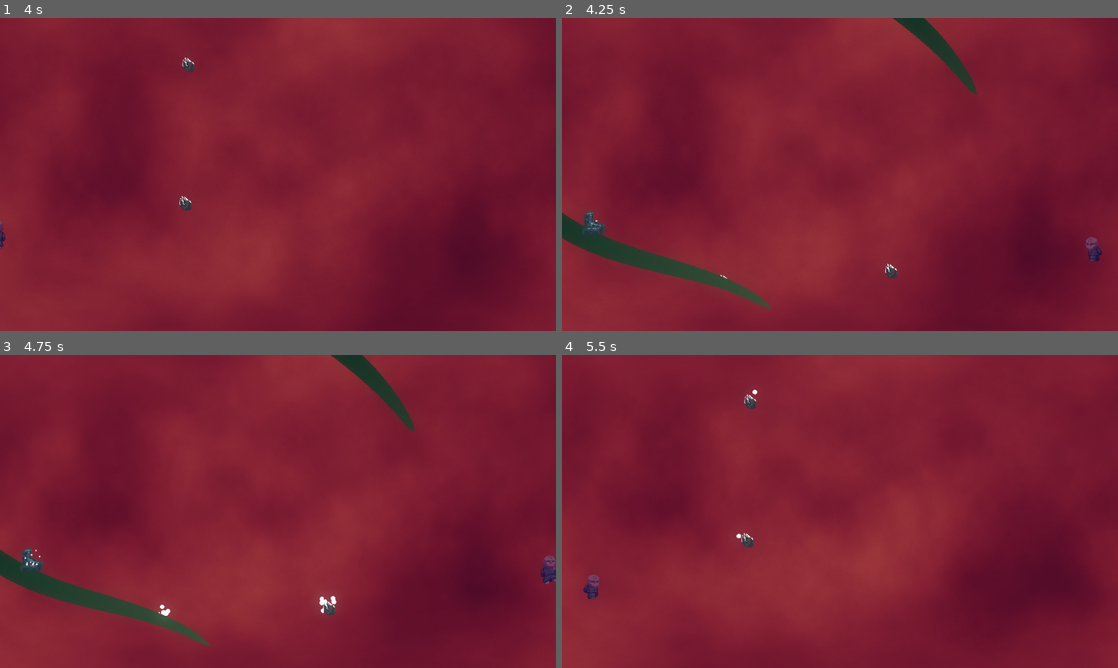
Above: before the commit, frames 1-4 (two rows, left to right).
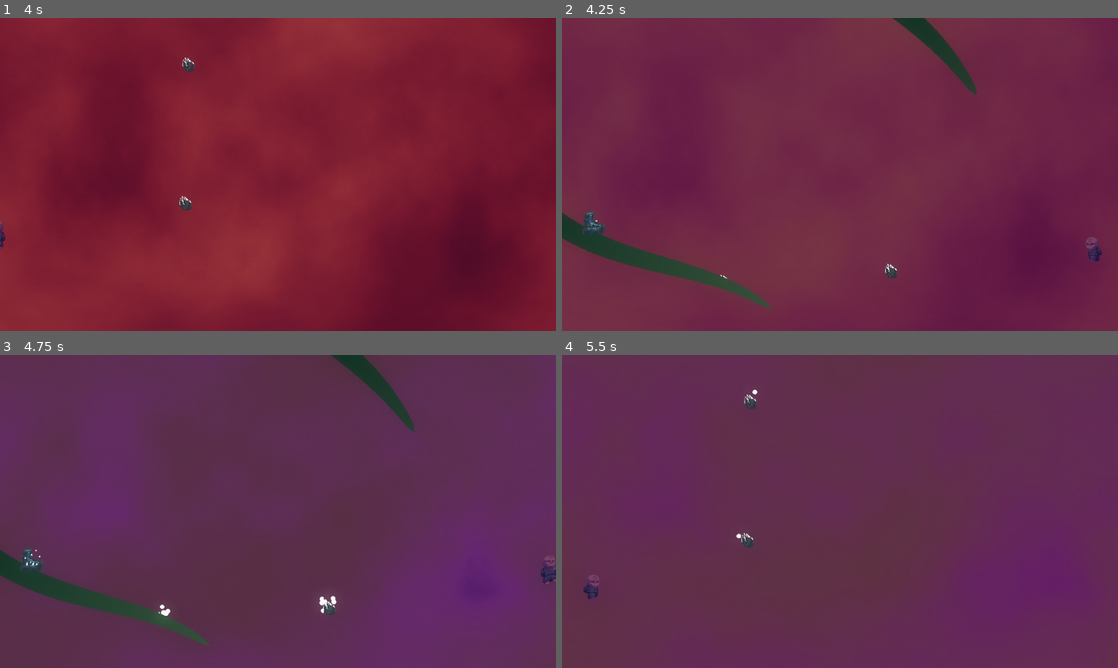
Above: after the commit, the same moments.

Repository: ManechLepage/PlatformerJam
Game: Godot game, scene res://Scenes/main.tscn
The game is run twice, just before and just after one commit, with the same random seed, the same clock (stepped at 60 frames per second) and the same inputs. Sound files missing from this copy of the repository are replaced by a short silence.
Inputs:
- Up to frame 1 (4 s): hold Right (Right) 0.53-2.03 s; tap C (Interact) at 0.6, 2.85 s; tap W (Jump) at 0.77, 1.52, 3.02, 3.77 s; tap X (Meditate) at 1.35, 3.6 s; hold Shift (run) 2.03-2.78 s; hold Left (Left) from 2.03 s (still down)
- Up to frame 2 (4.25 s): keep holding Left (Left)
- Up to frame 3 (4.75 s): release Left (Left) at 4.28 s; hold Right (Right) from 4.28 s (still down); tap Shift (run) at 4.35 s; tap W (Jump) at 4.52 s
- Up to frame 4 (5.5 s): keep holding Right (Right); tap C (Interact) at 5.1 s

Frame 1 is identical in both runs. In frame 2, 20% of the frame differs, in the area x 0-100%, y 0-100%; in frame 3, 97%; in frame 4, 100%.
Error before the commit: Invalid call. Nonexistent function 'set_brigde' in base 'Node (music_manager.gd)'. (res://Scenes/main.tscn::GDScript_u50mg:67)

Commit message:
audio sick asf

Diff:
--- a/platformer-jam/Scenes/main.tscn
+++ b/platformer-jam/Scenes/main.tscn
@@ -123,13 +123,11 @@
 			$\"../MusicManager\".set_pillar_3()
 		\"4\":
 			c = [area_4_color1,area_4_color2,area_4_color3]
-			$\"../MusicManager\".set_pillar_4()
+			$\"../MusicManager\".set_pillar_1()
 		\"bridge1\":
 			c = [area_bridge1_color1,area_bridge1_color2,area_bridge1_color3]
-			$\"../MusicManager\".set_brigde()
 		\"bridge2\":
 			c = [area_bridge2_color1,area_bridge2_color2,area_bridge2_color3]
-			$\"../MusicManager\".set_brigde()
 	for i in [$\"lucid bg\",$\"lucid bg/Overlay/lucid overlay\"]:
 		tweenA = create_tween()
 		tweenA.tween_method(set_shader_colorA,$\"lucid bg\".material.get_shader_parameter(\"colorA\"),c[0],2)
@@ -265,26 +263,32 @@
 [node name="noise" type="AudioStreamPlayer" parent="MusicManager" unique_id=129395444]
 stream = ExtResource("11_fdnlq")
 autoplay = true
+bus = &"music+amb"
 
 [node name="base" type="AudioStreamPlayer" parent="MusicManager" unique_id=1192331223]
 stream = ExtResource("12_jkdf5")
 autoplay = true
+bus = &"Music"
 
 [node name="lucid1" type="AudioStreamPlayer" parent="MusicManager" unique_id=749265922]
 stream = ExtResource("13_wsu2k")
 volume_db = -80.0
 autoplay = true
+bus = &"Music"
 
 [node name="lucid2" type="AudioStreamPlayer" parent="MusicManager" unique_id=349007846]
 stream = ExtResource("16_3pmx8")
 volume_db = -80.0
+bus = &"Music"
 
 [node name="lucid3" type="AudioStreamPlayer" parent="MusicManager" unique_id=2094167559]
 stream = ExtResource("17_u50mg")
 volume_db = -80.0
+bus = &"Music"
 
 [node name="lucid4" type="AudioStreamPlayer" parent="MusicManager" unique_id=1031577392]
 volume_db = -80.0
+bus = &"Music"
 
 [node name="Lucid" type="CanvasLayer" parent="." unique_id=1652626034]
 layer = -50
--- a/platformer-jam/Scripts/Globals/music_manager.gd
+++ b/platformer-jam/Scripts/Globals/music_manager.gd
@@ -9,6 +9,11 @@
 func _ready() -> void:
 	set_pillar_3()
 	Game.event_manager.lucidity_changed.connect(update_vol)
+	set_bridge_effects(0)
+	$"../Areas/BridgeArea1".body_entered.connect(func (_body): set_bridge(1))
+	$"../Areas/BridgeArea1".body_exited.connect(func (_body): set_bridge(0))
+	$"../Areas/BridgeArea2".body_entered.connect(func (_body): set_bridge(1))
+	$"../Areas/BridgeArea2".body_exited.connect(func (_body): set_bridge(0))
 #func clear_sound():
 	#
 func play_at_corrrect_time():
@@ -40,14 +45,18 @@
 	sound_layers["lucid_4"].stream = null
 	play_at_corrrect_time()
 
-func set_bridge():
+func set_bridge(val: float):
 	if bridge_tween: bridge_tween.kill()
 	bridge_tween = create_tween()
-	bridge_tween.tween_method(set_bridge_effects,bridge_tween_value,1.,2)
+	bridge_tween.tween_method(set_bridge_effects,bridge_tween_value,val,2)
 
 func set_bridge_effects(val):
-	var rev : AudioEffect = AudioServer.get_bus_effect(2,0)
-	rev.wet = val
+	bridge_tween_value = val
+	var rev : AudioEffectReverb = AudioServer.get_bus_effect(2,0)
+	var lowpass : AudioEffectLowPassFilter = AudioServer.get_bus_effect(2,1)
+	rev.wet = float(val)/5
+	rev.dry = 1-val
+	lowpass.cutoff_hz = remap(val,0,1,20500,1000)
 
 func update_vol(lucidity):
 	var ease_vol = func (x): return ease(x,0.3)
--- a/platformer-jam/default_bus_layout.tres
+++ b/platformer-jam/default_bus_layout.tres
@@ -2,6 +2,12 @@
 
 [sub_resource type="AudioEffectReverb" id="AudioEffectReverb_j3pel"]
 resource_name = "Reverb"
+wet = 0.0
+
+[sub_resource type="AudioEffectLowPassFilter" id="AudioEffectLowPassFilter_j3pel"]
+resource_name = "LowPassFilter"
+cutoff_hz = 20500.0
+resonance = 0.27
 
 [sub_resource type="AudioEffectCompressor" id="AudioEffectCompressor_j3pel"]
 resource_name = "Compressor"
@@ -14,9 +20,9 @@
 bus/1/solo = false
 bus/1/mute = false
 bus/1/bypass_fx = false
-bus/1/volume_db = 0.0
+bus/1/volume_db = -5.042245
 bus/1/send = &"Master"
-bus/2/name = &"Effects Copy"
+bus/2/name = &"Effects"
 bus/2/solo = false
 bus/2/mute = false
 bus/2/bypass_fx = false
@@ -24,11 +30,19 @@
 bus/2/send = &"music+amb"
 bus/2/effect/0/effect = SubResource("AudioEffectReverb_j3pel")
 bus/2/effect/0/enabled = true
+bus/2/effect/1/effect = SubResource("AudioEffectLowPassFilter_j3pel")
+bus/2/effect/1/enabled = true
 bus/3/name = &"Music"
 bus/3/solo = false
 bus/3/mute = false
 bus/3/bypass_fx = false
 bus/3/volume_db = 0.0
-bus/3/send = &"music+amb"
+bus/3/send = &"Effects"
 bus/3/effect/0/effect = SubResource("AudioEffectCompressor_j3pel")
 bus/3/effect/0/enabled = true
+bus/4/name = &"sfx"
+bus/4/solo = false
+bus/4/mute = false
+bus/4/bypass_fx = false
+bus/4/volume_db = 0.0
+bus/4/send = &"Master"
